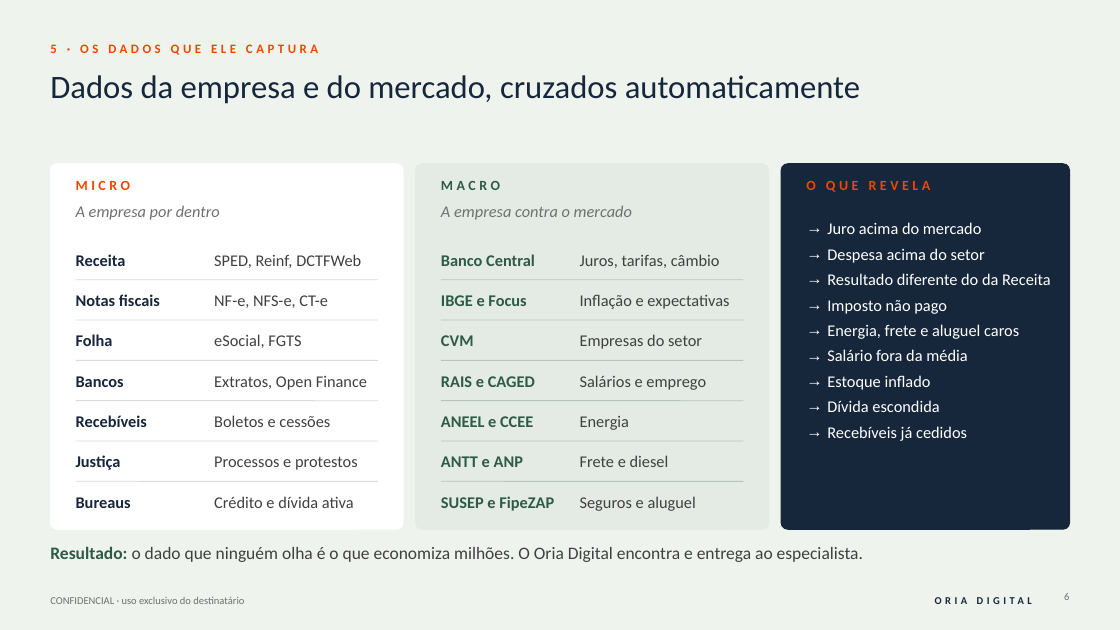
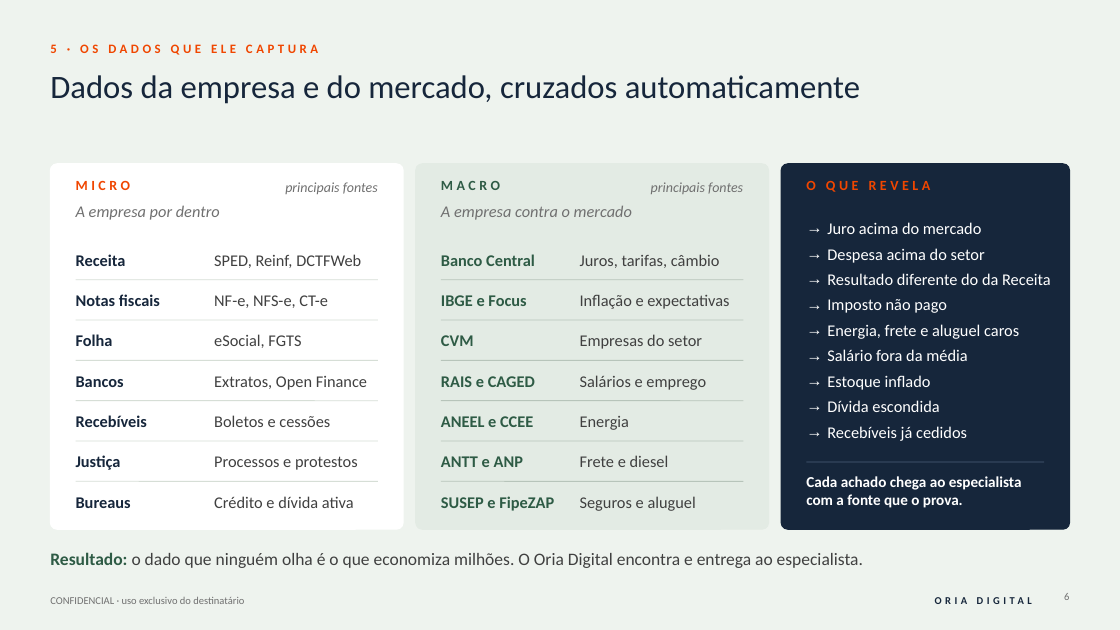
Before and after one commit to rodrigovaroto-wq/Oria-Digital, a slide deck: slide 6 of Apresentações/Business Plan Oria Digital/1_entrega/Business_Plan_Oria_Digital_v3.pptx. Drawn at 1120x630 pixels with LibreOffice and Linux fonts; fonts in the diff are those of the drawing. Boxes give left, top, right and bottom in pixels: in the first picture for what was removed or moved away, otherwise in the second. Text is boxed around its words. In the diff, an @@ line names an element or a change of style, - is before the commit and + after.

```diff
--- a/Apresentações/Business Plan Oria Digital/1_entrega/Business_Plan_Oria_Digital_v3.pptx
+++ b/Apresentações/Business Plan Oria Digital/1_entrega/Business_Plan_Oria_Digital_v3.pptx
@@ text added at bbox=[285, 182, 378, 194], 12 pt, text #707070, italic @@
+principais fontes
@@ text added at bbox=[651, 182, 743, 194], 12 pt, text #707070, italic @@
+principais fontes
@@ text added at bbox=[806, 476, 1022, 508], 13 pt, text #FFFFFF, bold @@
+Cada achado chega ao especialista com a fonte que o prova.
@@ line added from (807, 462) to (1044, 462), #34465E 1 pt @@
@@ text "Resultado: o dado que ninguém ...": place and size @@
-text "Resultado: o dado que ninguém ..." at bbox=[50, 546, 863, 562]
+text "Resultado: o dado que ninguém ..." at bbox=[50, 552, 863, 568]
```
Also in this commit, not shown: 8 other slides changed, 1 slide removed, 24 other files.
